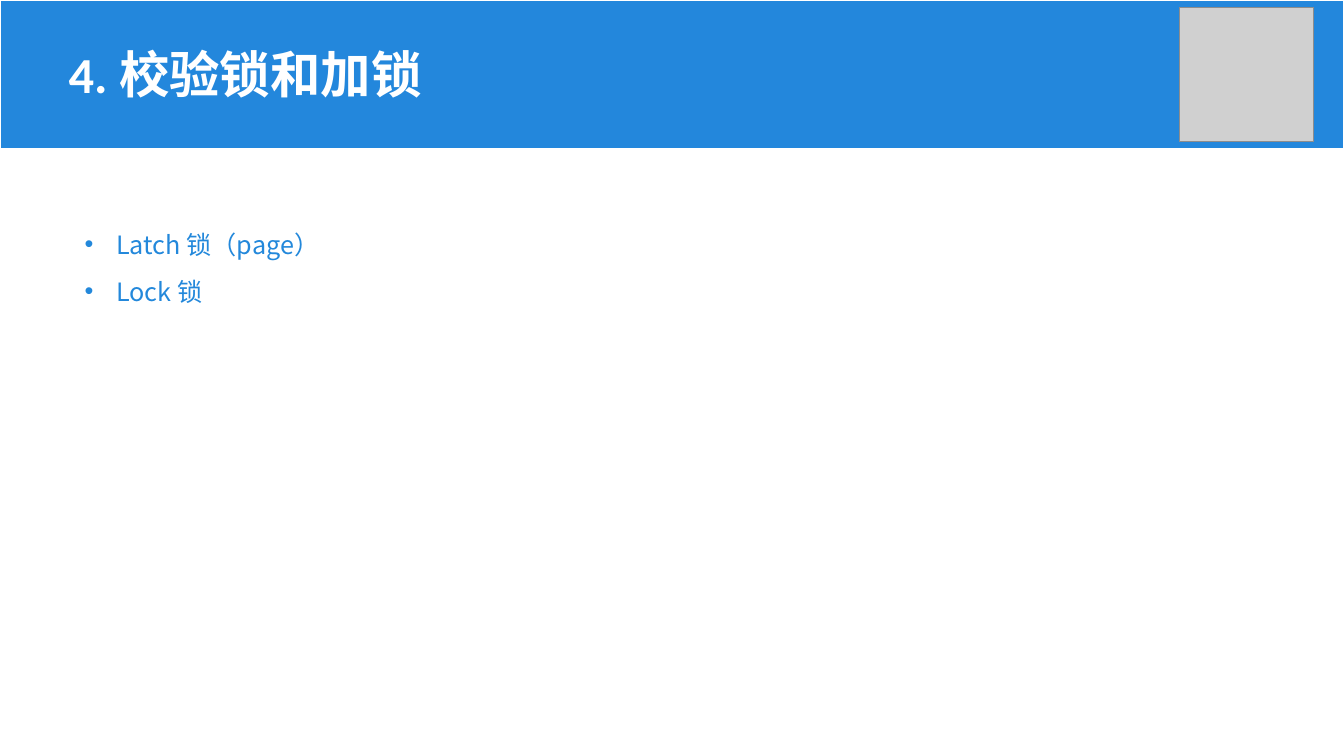
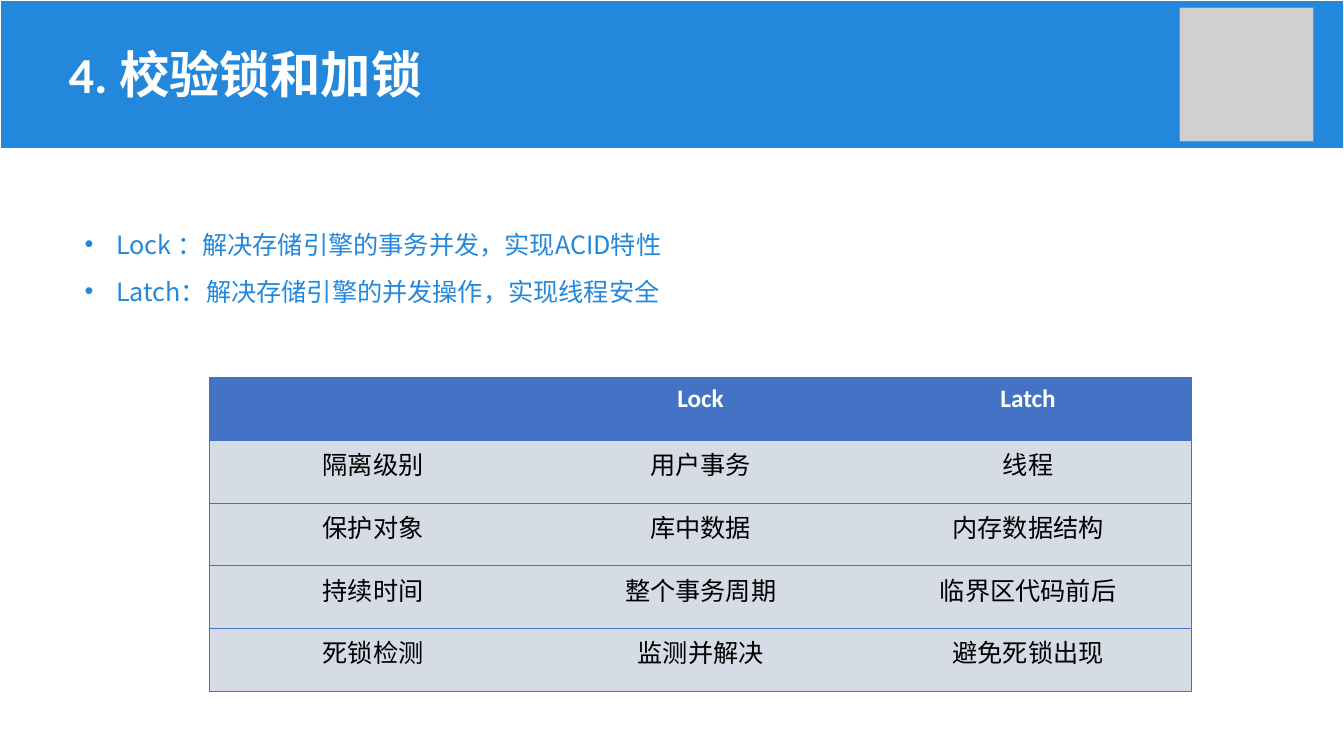
Before and after one commit to Khighness/bplustree, a slide deck: slide 9 of docs/cantai.pptx (slide 8 before the commit). Drawn at 1344x756 pixels with LibreOffice and Linux fonts; fonts in the diff are those of the drawing; grey boxes stand for pictures. Boxes give left, top, right and bottom in pixels: in the first picture for what was removed or moved away, otherwise in the second. Text is boxed around its words. In the diff, an @@ line names an element or a change of style, - is before the commit and + after.

```diff
--- a/docs/cantai.pptx
+++ b/docs/cantai.pptx
@@ text at [116,232,661,304]: text changed @@
-• Latch 锁（page）
-• Lock 锁
+• Lock ：解决存储引擎的事务并发，实现ACID特性
+• Latch：解决存储引擎的并发操作，实现线程安全
@@ table added at [210,378,1193,692], 5 rows, 3 columns @@
+ | Lock | Latch
+隔离级别 | 用户事务 | 线程
+保护对象 | 库中数据 | 内存数据结构
+持续时间 | 整个事务周期 | 临界区代码前后
+死锁检测 | 监测并解决 | 避免死锁出现
```
Also in this commit, not shown: 5 other slides changed, 2 slides added, 1 other file.
